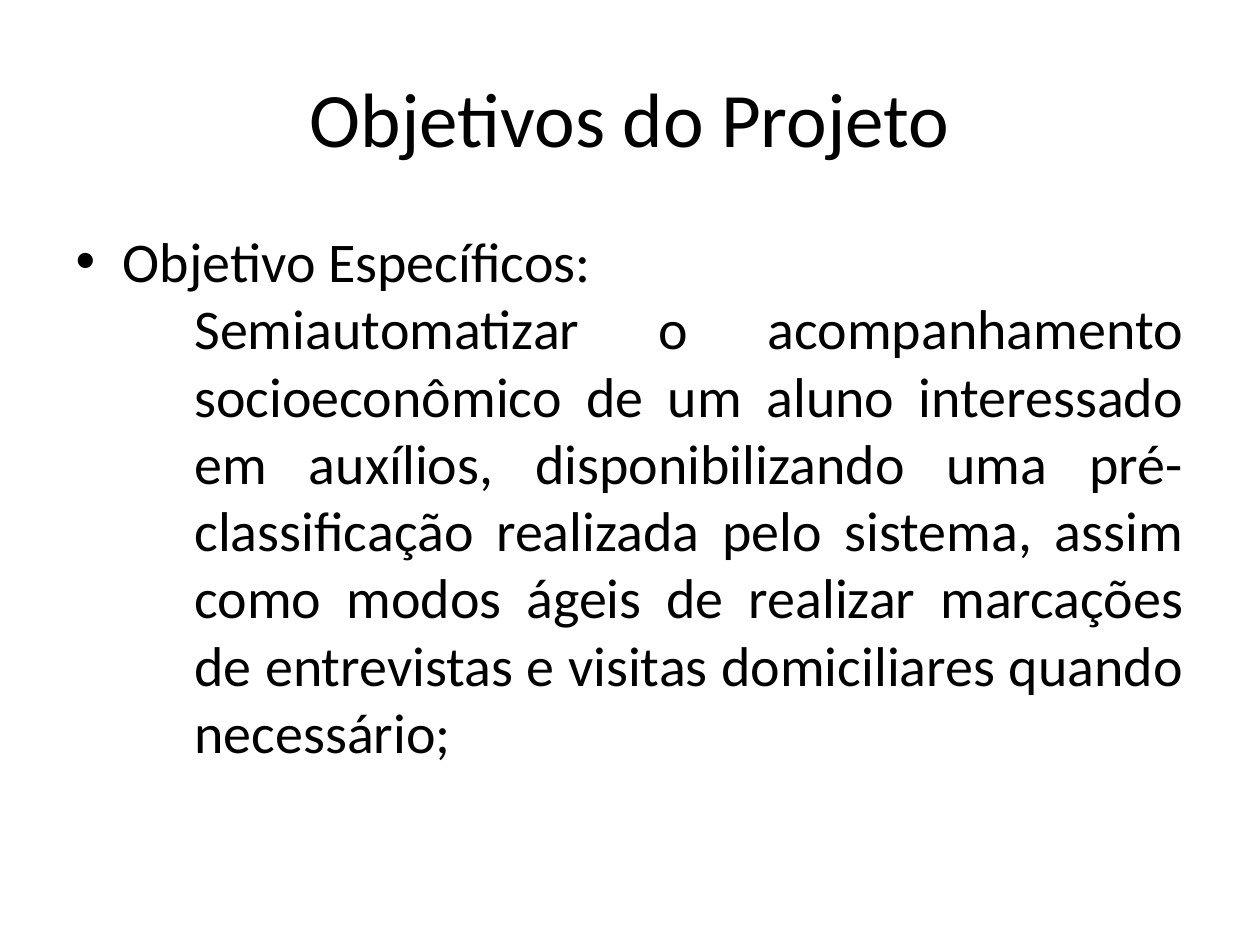
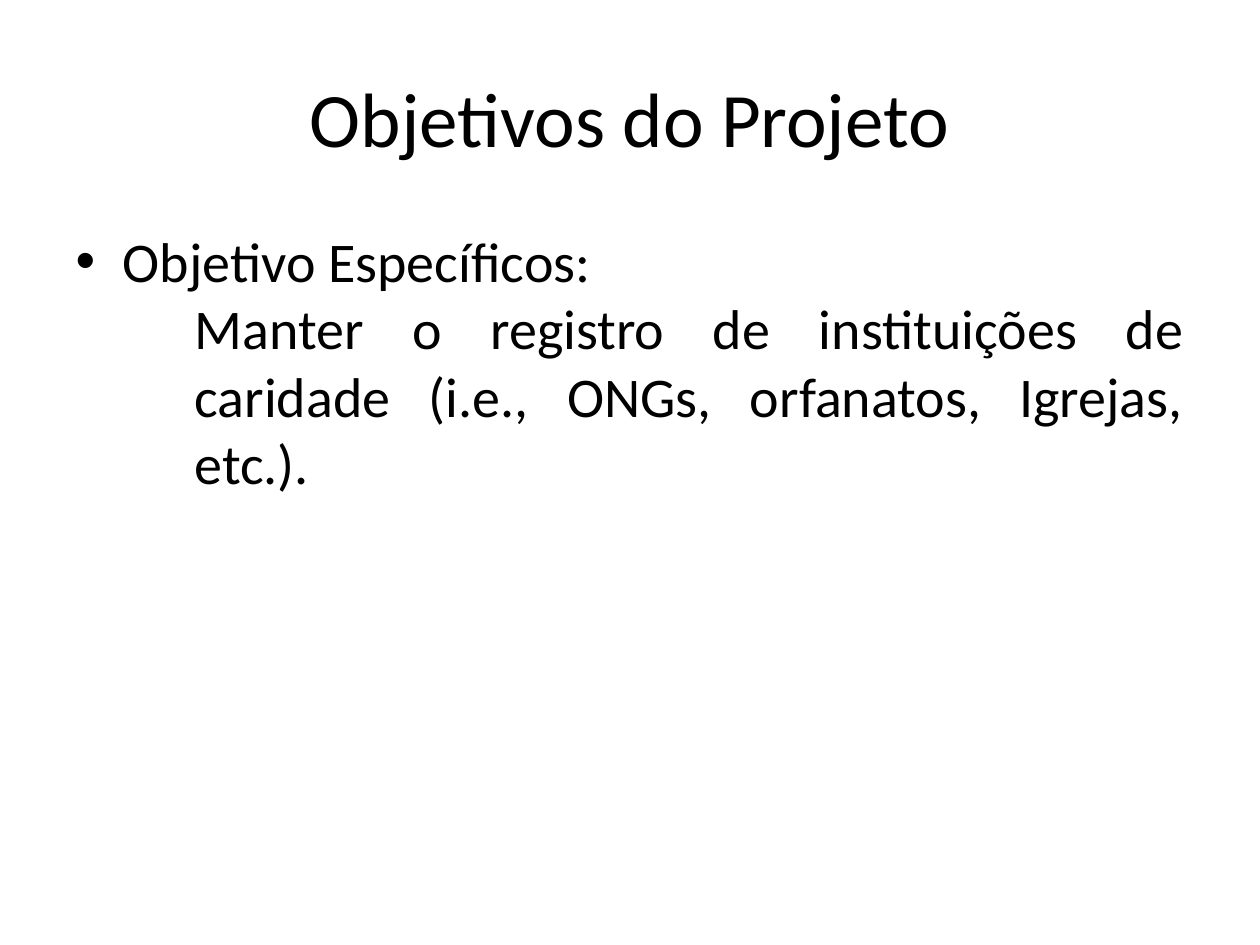
Before and after one commit to AjudeMais/ajudeMais-Projeto, a slide deck: slide 6 of Projeto-AjudeMais/000-Gerência de Projeto/PPJ-Plano de Projeto.pptx (slide 7 before the commit). Drawn at 1260x945 pixels with LibreOffice and Linux fonts; fonts in the diff are those of the drawing. Boxes give left, top, right and bottom in pixels: in the first picture for what was removed or moved away, otherwise in the second. Text is boxed around its words. In the diff, an @@ line names an element or a change of style, - is before the commit and + after.

```diff
--- a/Projeto-AjudeMais/000-Gerência de Projeto/PPJ-Plano de Projeto.pptx
+++ b/Projeto-AjudeMais/000-Gerência de Projeto/PPJ-Plano de Projeto.pptx
@@ text at (x1=194, y1=310, x2=1183, y2=492): text changed @@
-  − Semiautomatizar o acompanhamento socioeconômico de um aluno interessado em auxílios, disponibilizando uma pré-classificação realizada pelo sistema, assim como modos ágeis de realizar marcações de entrevistas e visitas domiciliares quando necessário;
+  − Manter o registro de instituições de caridade (i.e., ONGs, orfanatos, Igrejas, etc.).
```
Also in this commit, not shown: 5 other slides changed, 2 slides added, 5 slides removed, 1 other file.
